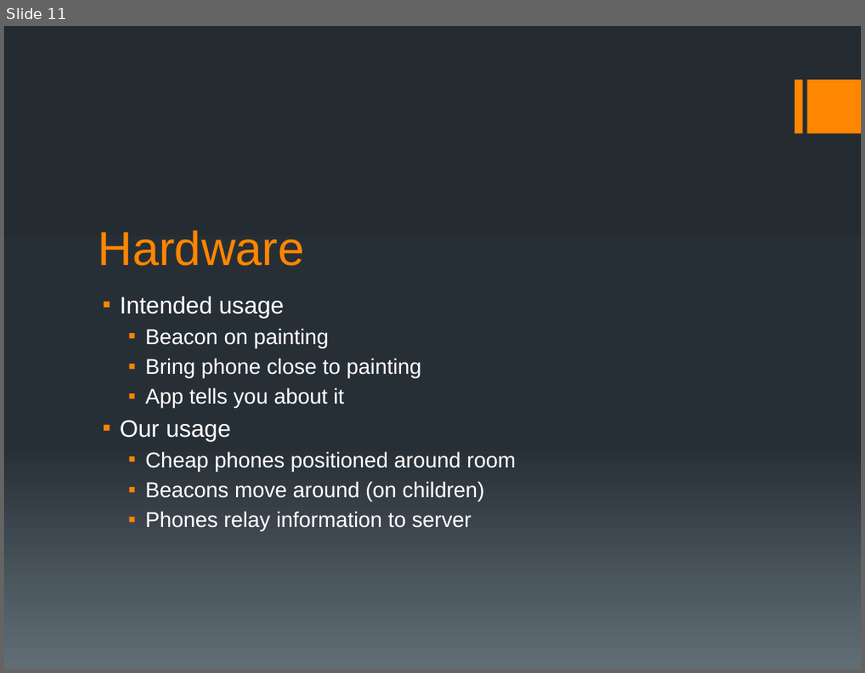
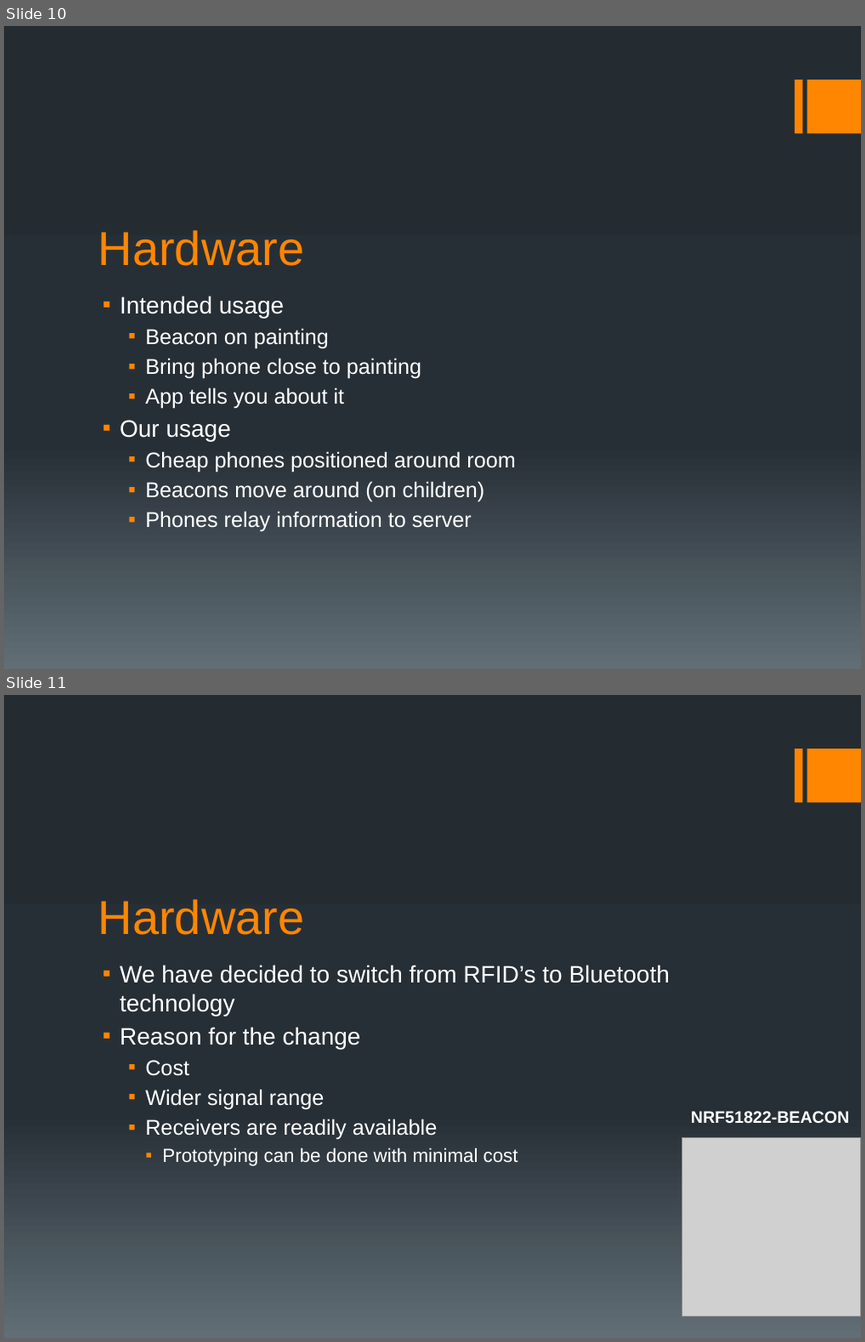
Before and after one commit to MrBean355/KinderFinder, a slide deck: Documentation/Presentations/MAU Tech - Demo 3.pptx. Shown one above the other, each under a label of ours: slide 11 before the commit, slides 10 and 11 after it. The pictures are 865x673 and 865x1342 pixels, drawn with LibreOffice and Linux fonts; fonts in the diff are those of the drawing; grey boxes stand for pictures. Boxes give left, top, right and bottom in pixels: in the first picture for what was removed or moved away, otherwise in the second. Text is boxed around its words. In the diff, an @@ line names an element or a change of style, - is before the commit and + after.

```diff
--- a/Documentation/Presentations/MAU Tech - Demo 3.pptx
+++ b/Documentation/Presentations/MAU Tech - Demo 3.pptx
@@ slide 11 added at (4, 695, 861, 1338), background gradient #242C33 to #273037 to #636D76; not listed: 2 template elements that a slide beside it also shows @@
@@ title added at (98, 899, 304, 935), 40 pt, text #FF8600 @@
+Hardware
@@ text added at (120, 964, 670, 1166), 20 pt, text #FFFFFF @@
+▪ We have decided to switch from RFID’s to Bluetooth technology
+▪ Reason for the change
+  ▪ Cost
+  ▪ Wider signal range
+  ▪ Receivers are readily available
+    ▪ Prototyping can be done with minimal cost
@@ text added at (691, 1111, 849, 1123), 14 pt, text #FFFFFF, bold @@
+NRF51822-BEACON
@@ picture added at (682, 1138, 861, 1316) @@
@@ what was slide 11 is now slide 10 @@
```
Also in this commit, not shown: 1 slide changed, 1 other slide added, 1 slide removed, 20 other files.
